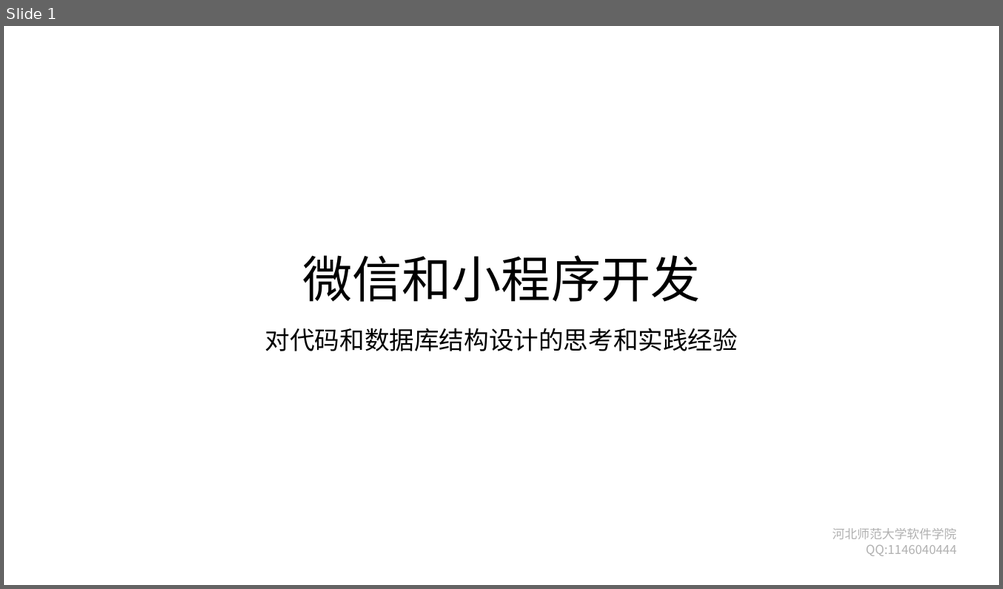
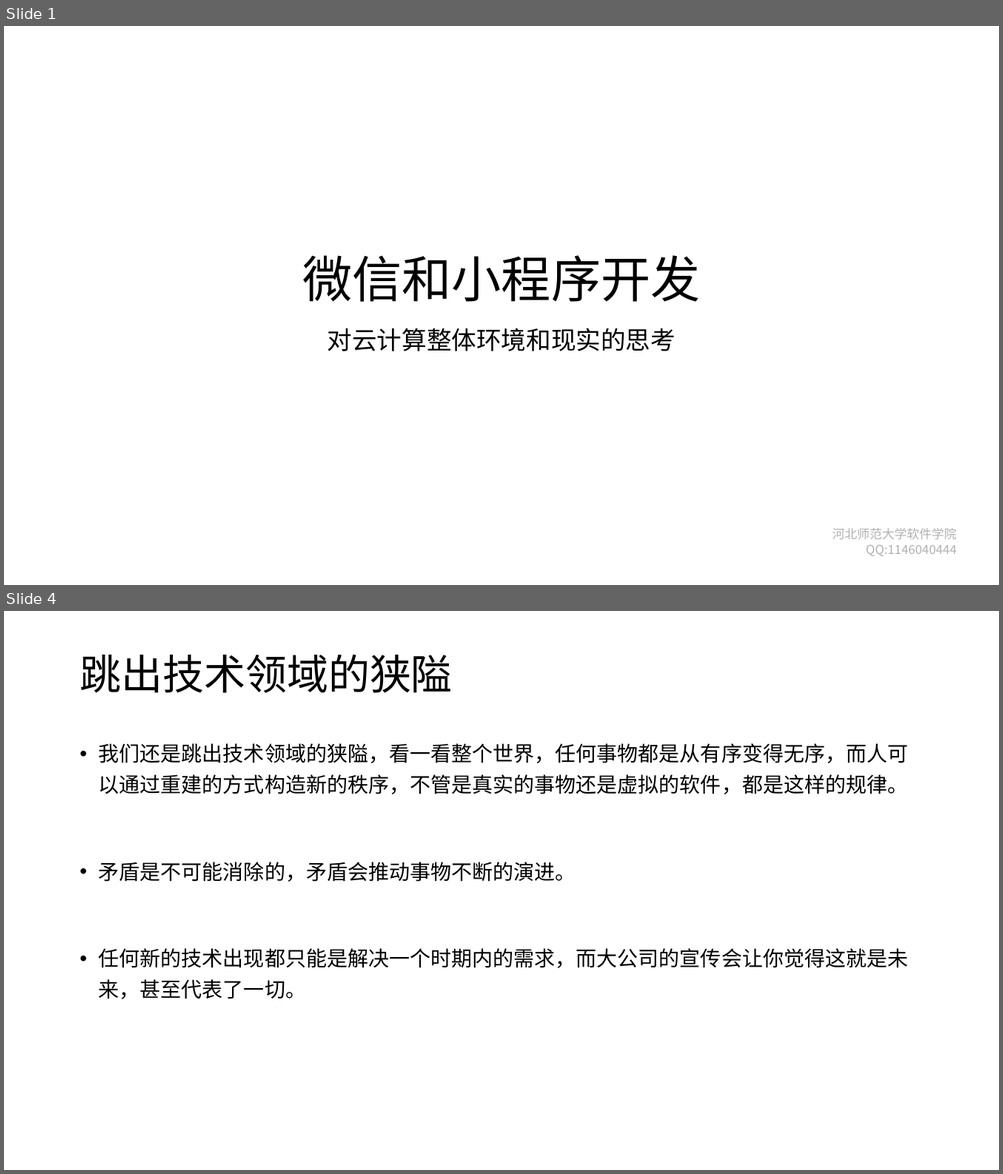
Before and after one commit to edu2act/course-wechat-and-miniprogram, a slide deck: materials/ch11/ch11-代码和数据库结构设计思考.pptx. Shown one above the other, each under a label of ours: slide 1 before the commit, slides 1 and 4 after it; the slides between them are not shown. The pictures are 1003x589 and 1003x1174 pixels, drawn with LibreOffice and Linux fonts; fonts in the diff are those of the drawing; background and template pictures are left out. Boxes give left, top, right and bottom in pixels: in the first picture for what was removed or moved away, otherwise in the second. Text is boxed around its words. In the diff, an @@ line names an element or a change of style, - is before the commit and + after.

```diff
--- a/materials/ch11/ch11-代码和数据库结构设计思考.pptx
+++ b/materials/ch11/ch11-代码和数据库结构设计思考.pptx
@@ slide 4 added at [4,611,999,1170], background #FFFFFF @@
@@ title added at [79,655,452,693], 40 pt, text #000000 @@
+跳出技术领域的狭隘
@@ text added at [99,743,908,999], 20 pt, text #000000 @@
+• 我们还是跳出技术领域的狭隘，看一看整个世界，任何事物都是从有序变得无序，而人可以通过重建的方式构造新的秩序，不管是真实的事物还是虚拟的软件，都是这样的规律。
+• 矛盾是不可能消除的，矛盾会推动事物不断的演进。
+• 任何新的技术出现都只能是解决一个时期内的需求，而大公司的宣传会让你觉得这就是未来，甚至代表了一切。
@@ slide 1 changed as well @@
@@ subtitle at [327,328,675,352]: text changed @@
-对代码和数据库结构设计的思考和实践经验
+对云计算整体环境和现实的思考
```
Also in this commit, not shown: 6 other slides changed, 5 other slides added, 12 slides removed.
